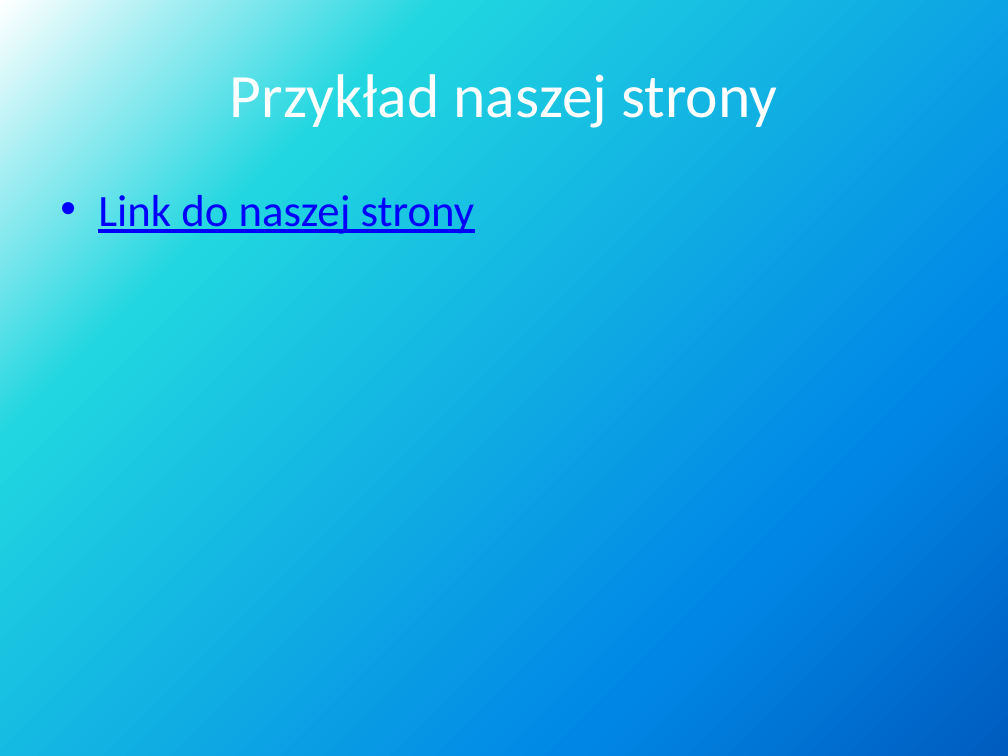
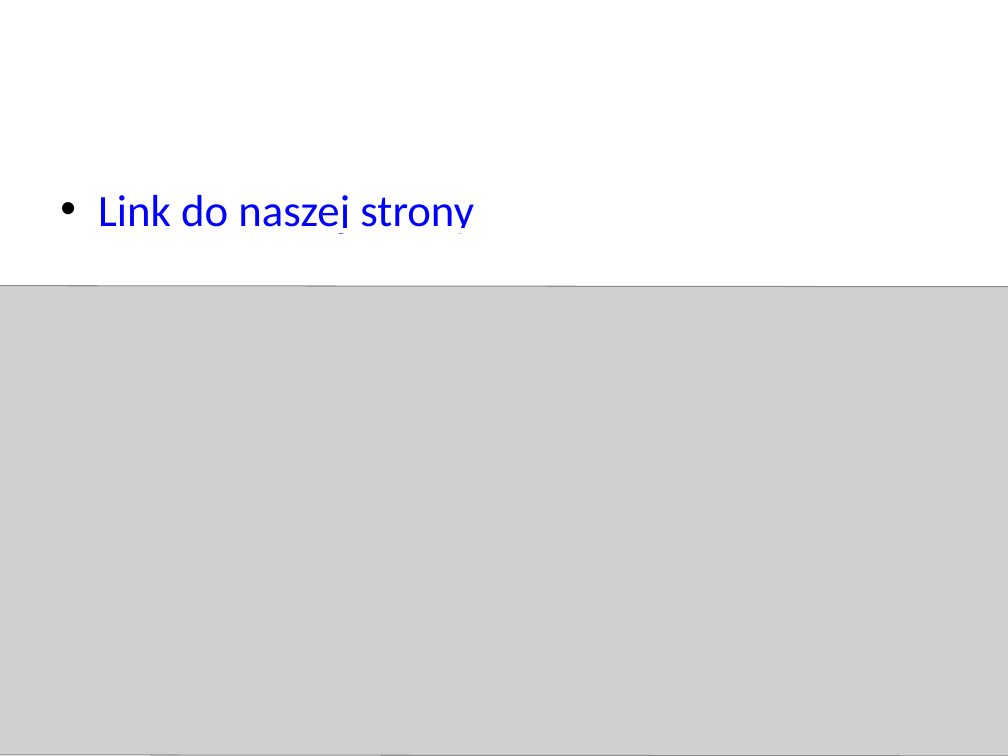
Before and after one commit to BKS-project/shop, a slide deck: slide 5 of Inżyniera-Oprogramowania-kopia 2.pptx. Drawn at 1008x756 pixels with LibreOffice and Linux fonts; fonts in the diff are those of the drawing; grey boxes stand for pictures. Boxes give left, top, right and bottom in pixels: in the first picture for what was removed or moved away, otherwise in the second. Text is boxed around its words. In the diff, an @@ line names an element or a change of style, - is before the commit and + after.

```diff
--- a/Inżyniera-Oprogramowania-kopia 2.pptx
+++ b/Inżyniera-Oprogramowania-kopia 2.pptx
@@ background gradient #FFFFFF to #21D6E0 to #0087E6 to #005CBF to #FFFFFF @@
@@ title removed at <box>230,66,777,128</box> @@
-Przykład naszej strony
@@ text "Link do naszej strony" at <box>98,195,474,234</box>: indent changed; less space between paragraphs @@
@@ picture added at <box>0,285,1008,756</box> @@
```
Also in this commit, not shown: 12 other slides changed, 1 slide added, 1 slide removed, 1 other file.
